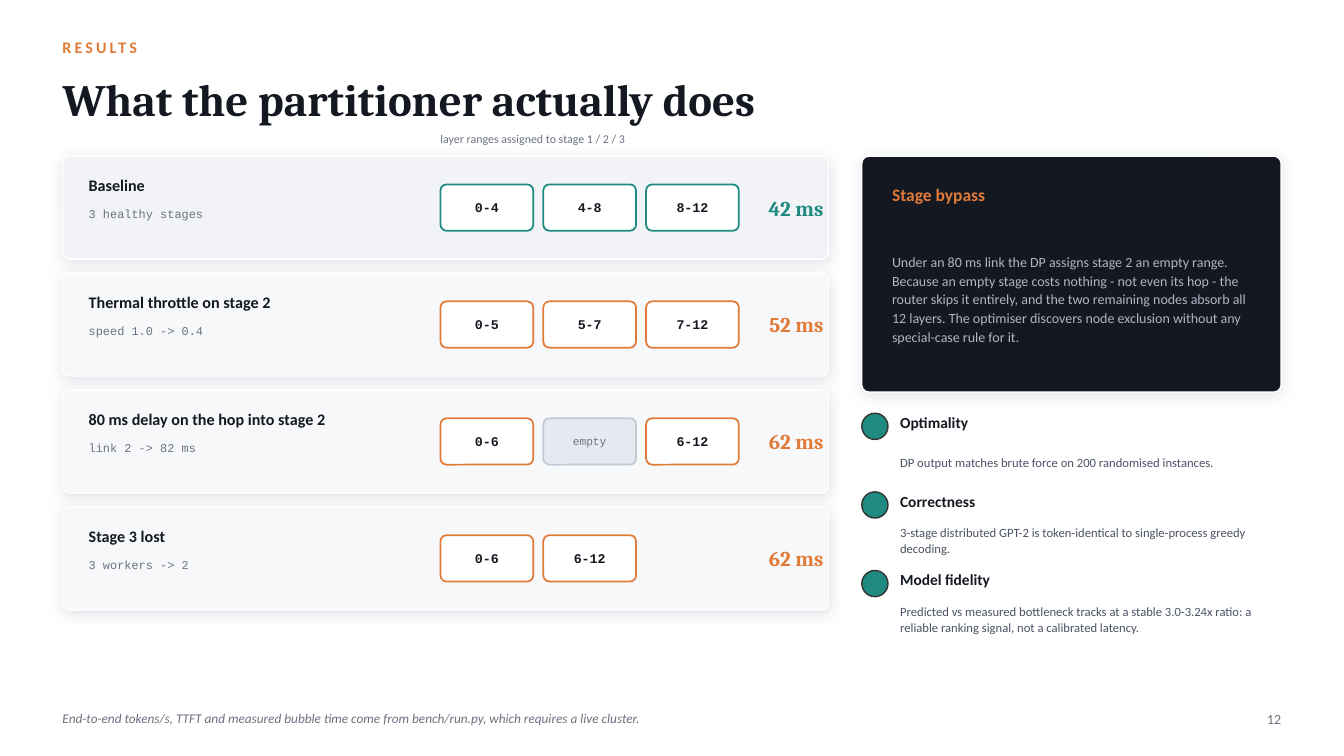
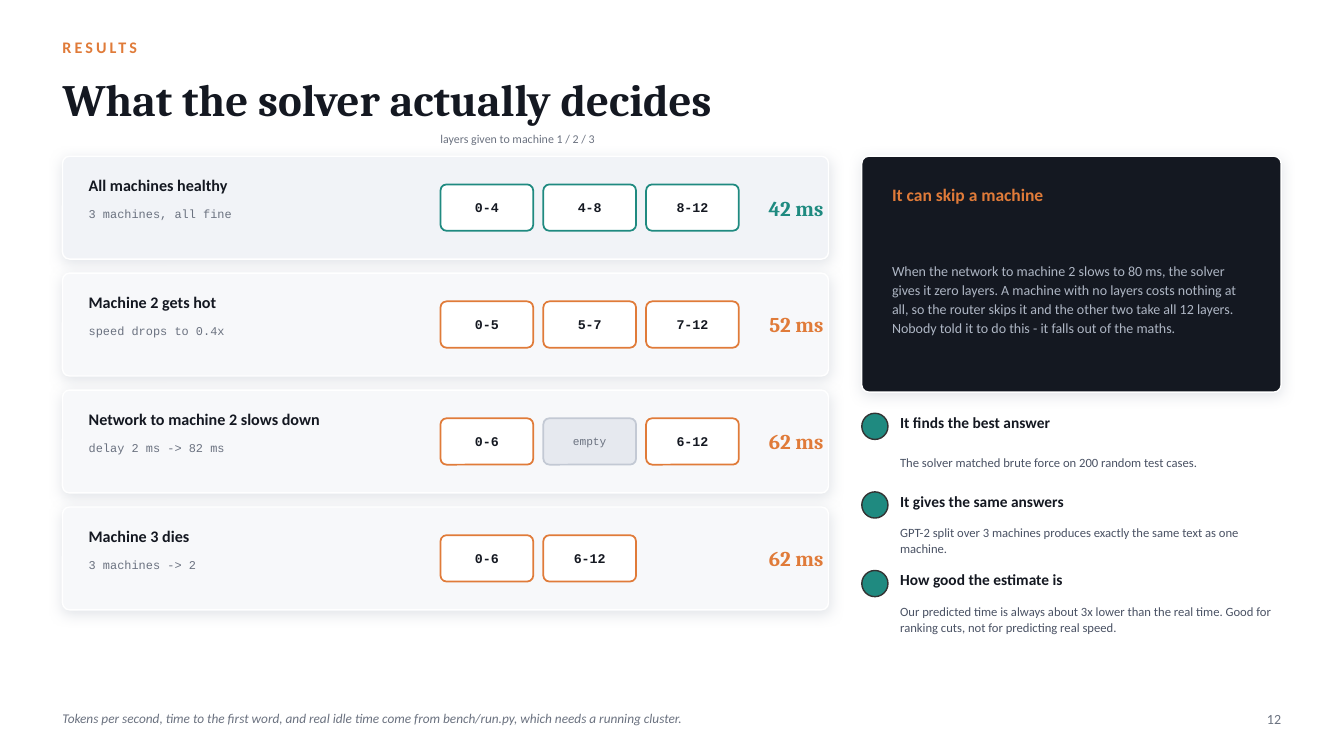
Before and after one commit to karnati-praveen/ebpf-, a slide deck: slide 12 of docs/presentation/KubeEdgeInfer.pptx. Drawn at 1344x756 pixels with LibreOffice and Linux fonts; fonts in the diff are those of the drawing. Boxes give left, top, right and bottom in pixels: in the first picture for what was removed or moved away, otherwise in the second. Text is boxed around its words. In the diff, an @@ line names an element or a change of style, - is before the commit and + after.

```diff
--- a/docs/presentation/KubeEdgeInfer.pptx
+++ b/docs/presentation/KubeEdgeInfer.pptx
@@ text at (63, 84, 712, 126): text changed @@
-What the partitioner actually does
+What the solver actually decides
@@ text at (440, 135, 595, 145): text changed @@
-layer ranges assigned to stage 1 / 2 / 3
+layers given to machine 1 / 2 / 3
@@ text at (89, 179, 227, 194): text changed @@
-Baseline
+All machines healthy
@@ text at (892, 188, 1043, 204): text changed @@
-Stage bypass
+It can skip a machine
@@ text at (89, 210, 232, 220): text changed @@
-3 healthy stages
+3 machines, all fine
@@ text at (892, 266, 1236, 335): text changed @@
-Under an 80 ms link the DP assigns stage 2 an empty range. Because an empty stage costs nothing - not even its hop - the router skips it entirely, and the two remaining nodes absorb all 12 layers. The optimiser discovers node exclusion without any special-case rule for it.
+When the network to machine 2 slows to 80 ms, the solver gives it zero layers. A machine with no layers costs nothing at all, so the router skips it and the other two take all 12 layers. Nobody told it to do this - it falls out of the maths.
@@ text at (89, 296, 216, 311): text changed @@
-Thermal throttle on stage 2
+Machine 2 gets hot
@@ text at (89, 326, 225, 338): text changed @@
-speed 1.0 -> 0.4
+speed drops to 0.4x
@@ text at (89, 413, 320, 425): text changed @@
-80 ms delay on the hop into stage 2
+Network to machine 2 slows down
@@ text at (900, 417, 1050, 428): text changed @@
-Optimality
+It finds the best answer
@@ text at (89, 443, 224, 455): text changed @@
-link 2 -> 82 ms
+delay 2 ms -> 82 ms
@@ text at (900, 458, 1197, 467): text changed @@
-DP output matches brute force on 200 randomised instances.
+The solver matched brute force on 200 random test cases.
@@ text at (900, 496, 1064, 510): text changed @@
-Correctness
+It gives the same answers
@@ text at (89, 530, 189, 542): text changed @@
-Stage 3 lost
+Machine 3 dies
@@ text at (900, 528, 1239, 553): text changed @@
-3-stage distributed GPT-2 is token-identical to single-process greedy decoding.
+GPT-2 split over 3 machines produces exactly the same text as one machine.
@@ text at (89, 560, 196, 569): text changed @@
-3 workers -> 2
+3 machines -> 2
@@ text at (900, 574, 1063, 588): text changed @@
-Model fidelity
+How good the estimate is
@@ text at (900, 607, 1271, 634): text changed @@
-Predicted vs measured bottleneck tracks at a stable 3.0-3.24x ratio: a reliable ranking signal, not a calibrated latency.
+Our predicted time is always about 3x lower than the real time. Good for ranking cuts, not for predicting real speed.
@@ text at (62, 714, 682, 725): text changed @@
-End-to-end tokens/s, TTFT and measured bubble time come from bench/run.py, which requires a live cluster.
+Tokens per second, time to the first word, and real idle time come from bench/run.py, which needs a running cluster.
```
Also in this commit, not shown: 14 other slides changed, 10 other files.
